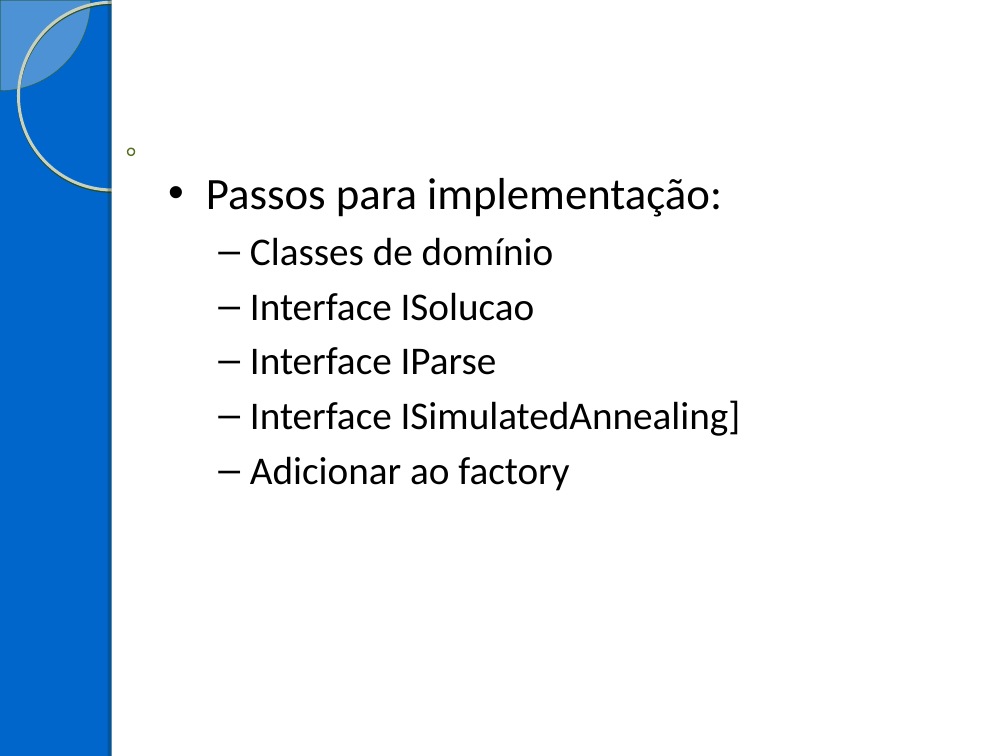
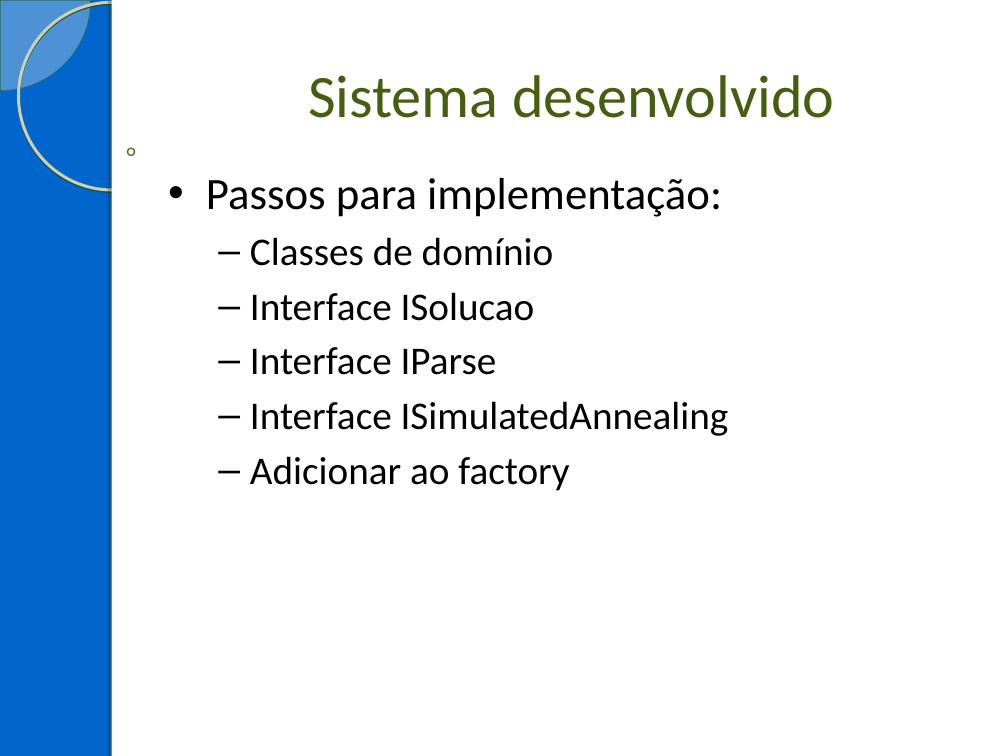
Before and after one commit to Hanniere/projeto-final-ipo, a slide deck: slide 12 of Apresentação/Apresentação.ppt. Drawn at 1008x756 pixels with LibreOffice and Linux fonts; fonts in the diff are those of the drawing; background and template pictures are left out. Boxes give left, top, right and bottom in pixels: in the first picture for what was removed or moved away, otherwise in the second. Text is boxed around its words. In the diff, an @@ line names an element or a change of style, - is before the commit and + after.

```diff
--- a/Apresentação/Apresentação.ppt
+++ b/Apresentação/Apresentação.ppt
@@ title added at box(308, 75, 834, 118), 43 pt, text #455E10 @@
+Sistema desenvolvido
@@ text at box(250, 401, 729, 436): text changed @@
-  – Interface ISimulatedAnnealing]
+  – Interface ISimulatedAnnealing
```
Also in this commit, not shown: 1 slide added, 2 other files.
